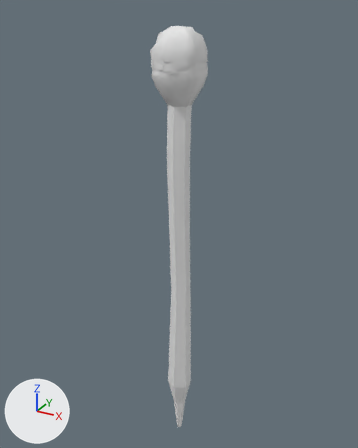
A saved change to the FBX model Content/Environment/Pickupable/Torches/Meshes/SM_Torch_002.fbx.
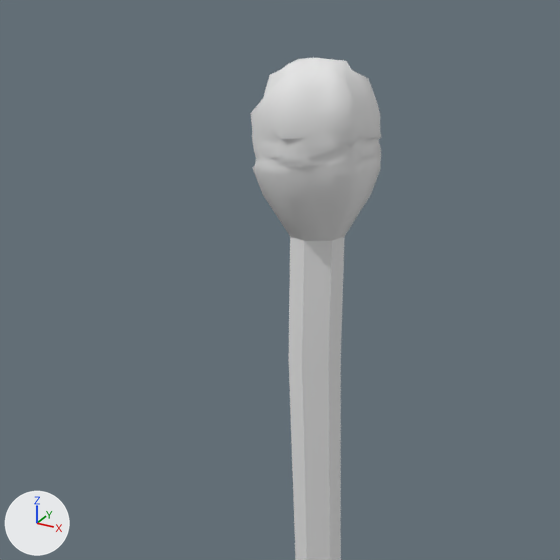
Each version is shown whole from a 50 mm lens placed at (0.432, -0.787, 0.784), pointed at (-0.015, 0.025, 0.378), then close up on the part from 11% to 80% of the width and 0% to 55% of the height. Lighting does not change. The marker at lower left points along +X, +Y and +Z. Where no turn or scale is listed for an object, it has been applied to the vertices. Vertices at the same position are counted once.

The older version as bpy lines, for what is in view:
```python
me_circle_002 = bpy.data.meshes.new('Circle.002')
me_circle_002.from_pydata(...)  # 259 vertices, 270 faces; spans x -0.045..0.045, y -0.049..0.051, z -0.136..0.754
# faces by material slot: [234, 36]
me_circle_002.materials.append(mat_cloth)  # white #e7e7e7
me_circle_002.materials.append(mat_stick)  # white #e7e7e7
ob_torchv2 = bpy.data.objects.new('TorchV2', me_circle_002)
ob_torchv2.location = (0.0, 0.0, 0.0)
```
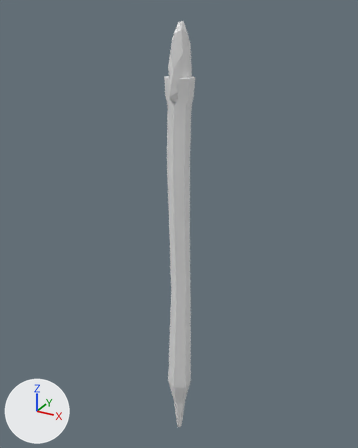
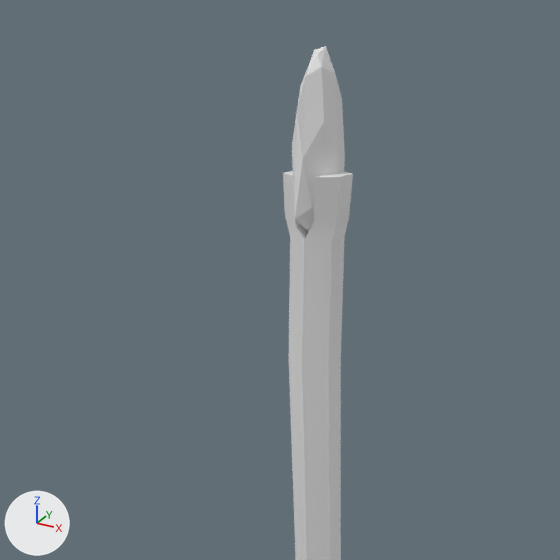
Location of each change, (x1, y1, x2, y2) in pixels of the close-ups (560 x 560 px):
```json
{"object": "TorchV2", "change": "reshaped", "before": [251, 57, 381, 560], "after": [283, 46, 353, 560]}
{"part": 1, "of": "me_circle_002", "change": "added", "after": [292, 46, 345, 232]}
{"part": 2, "of": "me_circle_002", "change": "cut back", "before": [251, 57, 381, 241], "after": [283, 171, 353, 241]}
```

Scene script edits in JSON lines:
```json
{"op": "add", "block": "mat_coal_001", "code": ["mat_coal_001 = principled_material('Coal.001')", "mat_coal_001.base_color = (0.8, 0.8, 0.8)  # white #e7e7e7"]}
{"block": "me_circle_002", "where": "# used by ob_torchv2; location = (0.0, 0.0, 0.0)"}
{"op": "remove", "block": "me_circle_002", "code": "me_circle_002.from_pydata(...)  # 259 vertices, 270 faces; spans x -0.045..0.045, y -0.049..0.051, z -0.136..0.754"}
{"op": "remove", "block": "me_circle_002", "code": "me_circle_002.materials.append(mat_cloth)  # white #e7e7e7"}
{"op": "add", "block": "me_circle_002", "code": "me_circle_002.from_pydata(...)  # 92 vertices, 118 faces; spans x -0.024..0.025, y -0.027..0.036, z -0.136..0.762"}
{"block": "me_circle_002", "change": "me_circle_002 part 1: a new loose piece of 34 vertices spanning x -0.018..0.012, y -0.027..0.036, z 0.625..0.762, in mat_coal_001 (white #e7e7e7)"}
{"block": "me_circle_002", "change": "me_circle_002 part 2"}
{"block": "me_circle_002", "change": "217 vertices are removed from x -0.045..0.045, y -0.049..0.051, z 0.654..0.754"}
{"block": "me_circle_002", "change": "234 faces are deleted"}
{"block": "me_circle_002", "change": "16 vertices are added at x -0.024..0.025, y -0.022..0.022, z 0.638..0.671"}
{"block": "me_circle_002", "change": "18 new faces join them, mat_stick (white #e7e7e7)"}
{"block": "me_circle_002", "change": "me_circle_002 part 3: the surface is now shaded flat"}
{"op": "add", "block": "me_circle_002", "code": "me_circle_002.materials.append(mat_coal_001)  # white #e7e7e7"}
```
